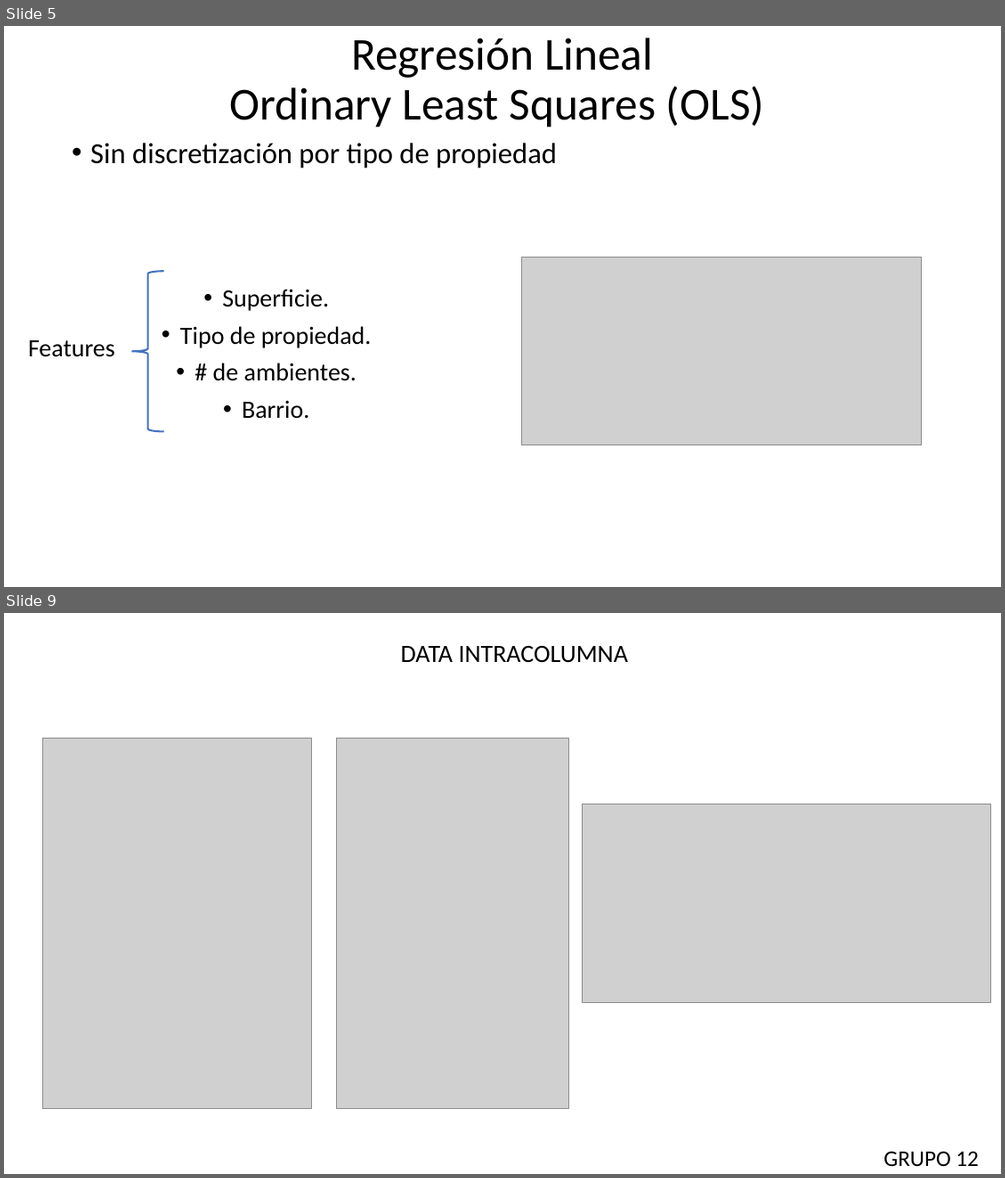
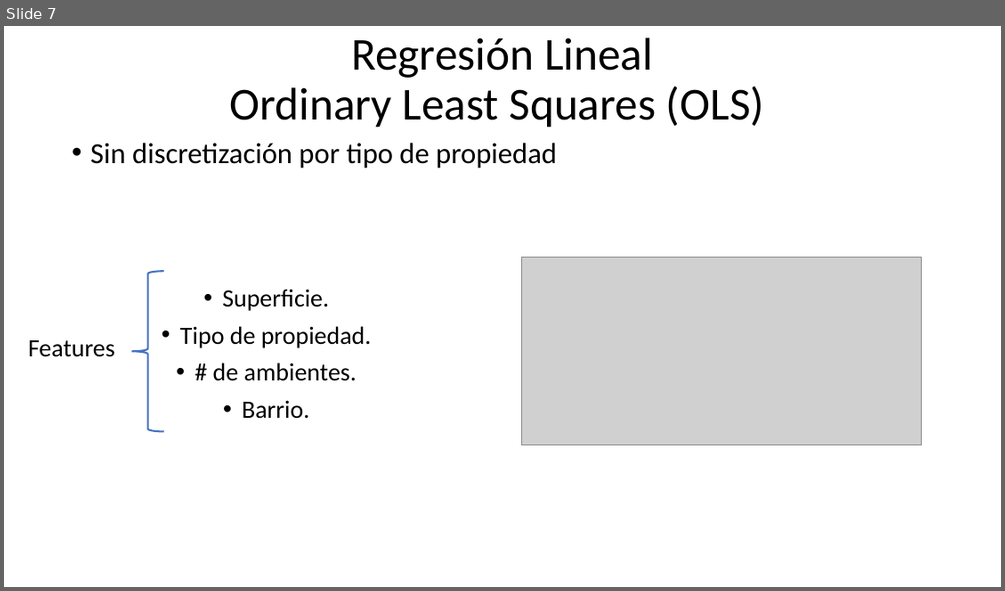
Before and after one commit to asasa293/limpieza_datos, a slide deck: TP2/TP2_GRUPO12.pptx. Shown one above the other, each under a label of ours: slides 5 and 9 before the commit, slide 7 after it; the slides between them are not shown. The pictures are 1005x1178 and 1005x591 pixels, drawn with LibreOffice and Linux fonts; fonts in the diff are those of the drawing; grey boxes stand for pictures. Boxes give left, top, right and bottom in pixels: in the first picture for what was removed or moved away, otherwise in the second. Text is boxed around its words. In the diff, an @@ line names an element or a change of style, - is before the commit and + after.

```diff
--- a/TP2/TP2_GRUPO12.pptx
+++ b/TP2/TP2_GRUPO12.pptx
@@ slide 9 removed at [4, 613, 1001, 1174], background #FFFFFF @@
@@ text removed at [401, 646, 628, 663] @@
-DATA INTRACOLUMNA
@@ picture removed at [42, 738, 311, 1108] @@
@@ picture removed at [336, 738, 568, 1108] @@
@@ picture removed at [582, 804, 991, 1003] @@
@@ text removed at [883, 1151, 979, 1166] @@
-GRUPO 12
@@ what was slide 5 is now slide 7 @@
```
Also in this commit, not shown: 1 slide changed, 10 slides added, 19 other slides removed, 2 other files.
